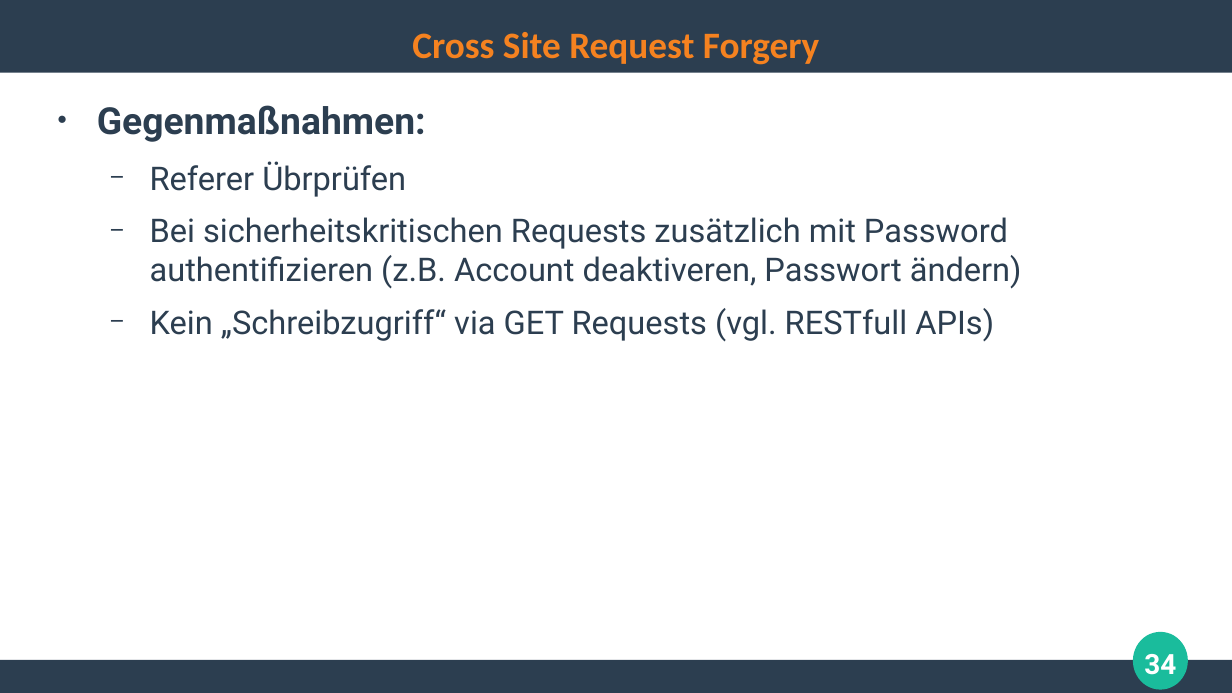
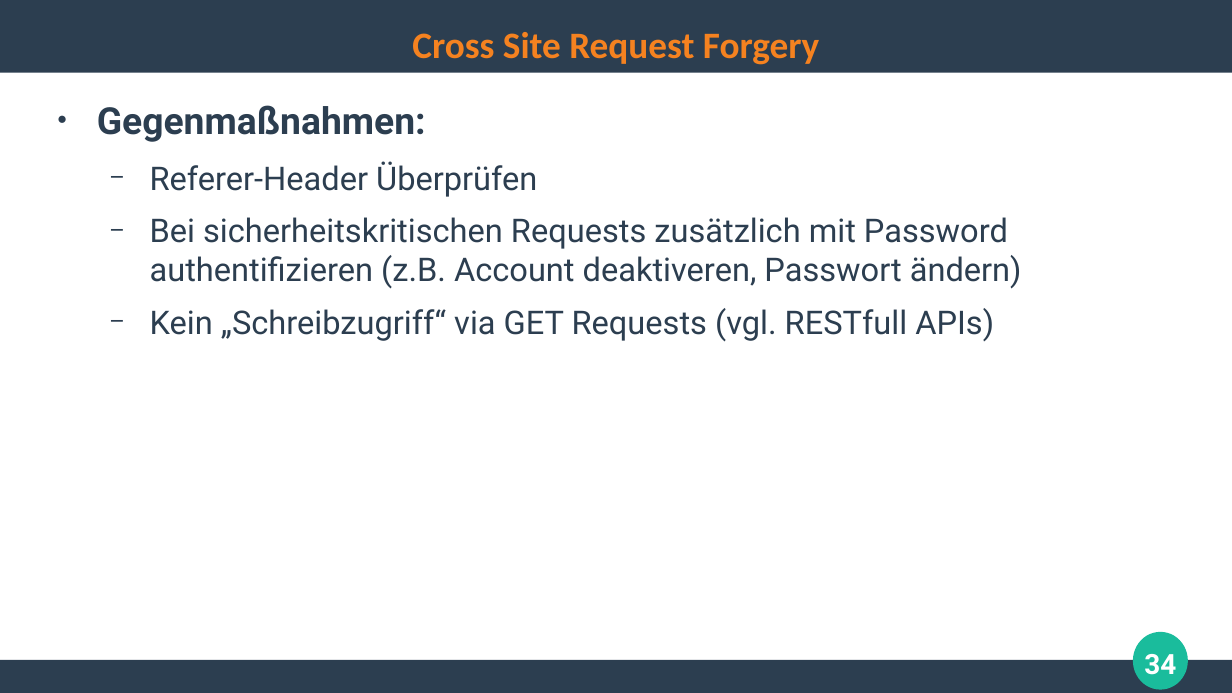
Before and after one commit to ghandmann/HS-AlbSig-WebAnwendungen2, a slide deck: slide 34 of Kapitel/06_WebSecurity.odp. Drawn at 1232x693 pixels with LibreOffice and Linux fonts; fonts in the diff are those of the drawing. Boxes give left, top, right and bottom in pixels: in the first picture for what was removed or moved away, otherwise in the second. Text is boxed around its words. In the diff, an @@ line names an element or a change of style, - is before the commit and + after.

Commit message:
fix typo

```diff
--- a/Kapitel/06_WebSecurity.odp
+++ b/Kapitel/06_WebSecurity.odp
@@ text at (150, 161, 537, 197): text changed @@
-  − Referer Übrprüfen
+  − Referer-Header Überprüfen
```
